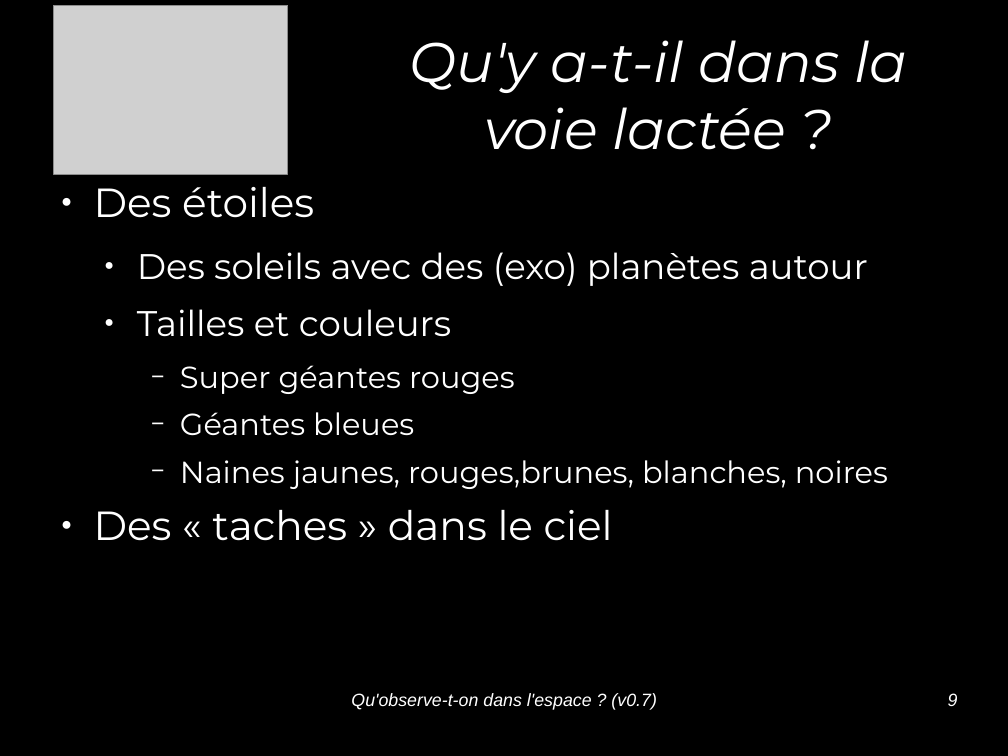
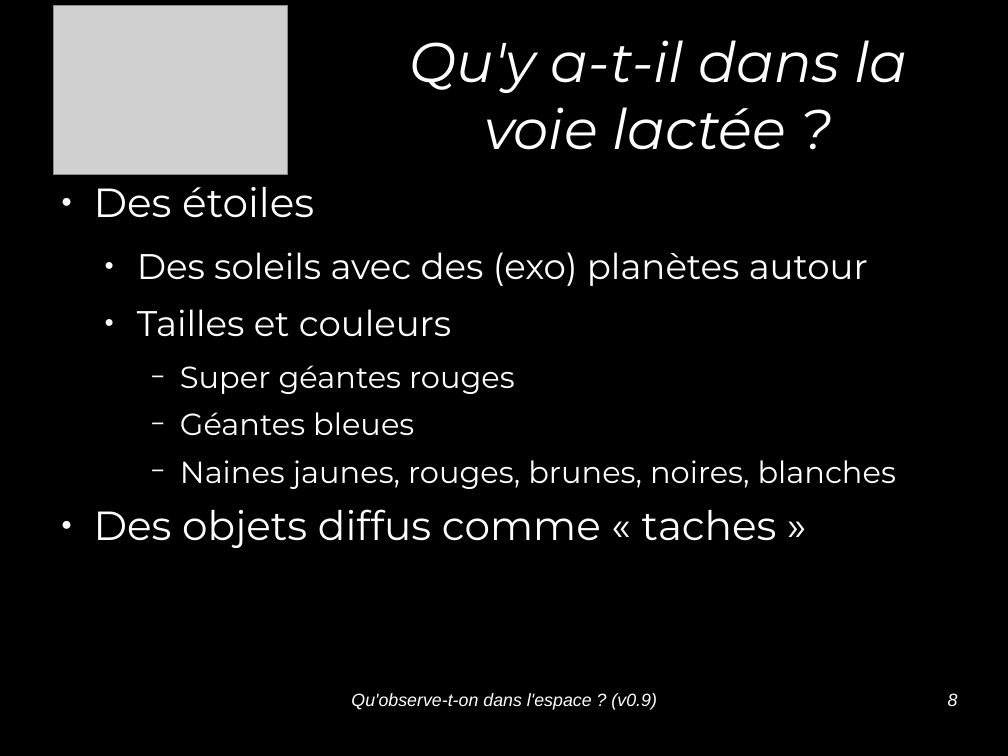
Before and after one commit to jcarnu/qf-astro, a slide deck: slide 8 of Ressources/Presentations/Qu_observe-t-on_dans_l_espace.odp (slide 9 before the commit). Drawn at 1008x756 pixels with LibreOffice and Linux fonts; fonts in the diff are those of the drawing; grey boxes stand for pictures; background and template pictures are left out. Boxes give left, top, right and bottom in pixels: in the first picture for what was removed or moved away, otherwise in the second. Text is boxed around its words. In the diff, an @@ line names an element or a change of style, - is before the commit and + after.

```diff
--- a/Ressources/Presentations/Qu_observe-t-on_dans_l_espace.odp
+++ b/Ressources/Presentations/Qu_observe-t-on_dans_l_espace.odp
@@ text at [94, 460, 896, 548]: text changed @@
-    − Naines jaunes, rouges,brunes, blanches, noires
-● Des « taches » dans le ciel
+    − Naines jaunes, rouges, brunes, noires, blanches
+● Des objets diffus comme « taches »
@@ text at [351, 693, 656, 710]: text changed @@
-Qu'observe-t-on dans l'espace ? (v0.7)
+Qu'observe-t-on dans l'espace ? (v0.9)
@@ page number at [948, 693, 958, 706]: text changed @@
-9
+8
```
Also in this commit, not shown: 12 other slides changed, 1 slide added, 2 slides removed, 10 other files.
